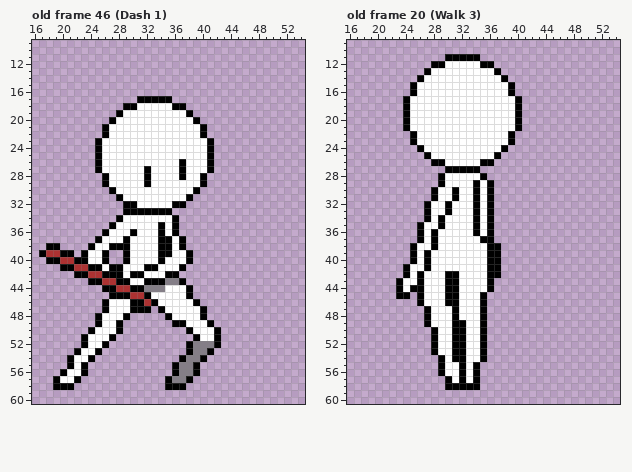
Pixel-art file, stored at Assets/Sprites/Hero/Template Sprite Animations.aseprite. Above: the version before the commit.
62x62 pixels, 72 frames. Shown: old frame 46 (Dash 1): x 16..54, y 9..60; old frame 20 (Walk 3): x 16..54, y 9..60. The commit also changed other frames, which this record leaves out.
New version:
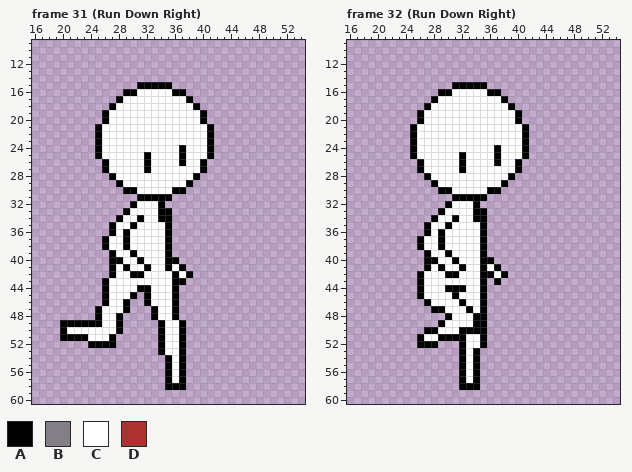
Palette (. is transparent): A #000000  B #847e87  C #ffffff  D #ac3232
A new or re-ordered frame is compared with the old frame closest to it.
Difference:
frames 72 -> 84
layer "Run Cycle" added
Changed rows in their new state; - is an unchanged pixel.
Frame 31 (Run Down Right) is new; against old frame 46 (Dash 1), layers "Dash", "Run Cycle":
first column x 17:
15 --------------AAAAA-------
16 ------------AACCCCCAA-----
17 -----------ACCCCCCCCCA----
18 ----------ACCC-----CCCA---
19 ---------ACC---------CCA--
20 ---------AC-----------CA--
21 --------AC-------------CA-
22 --------AC-------------CA-
24 --------------------A-----
25 ---------------A----A-----
26 --------.A-----A-------A.-
27 --------.A----------C--A.-
28 ---------.A----C----C-A.--
29 ---------..A---C-----A..--
30 ----------..AA-----AA..---
31 -----------...AAAAA...----
32 ------------.----A...-----
33 -------------CCCC---------
34 --------------A--AA.------
35 -------------A---CA.------
36 ---------.A-AC---CA.------
37 --------.A-------C-..-----
38 -..----..ACC-----C-..-----
39 .....-....ACCA---C-...----
40 -.........AAC-A--CAA..----
41 ---.......-CA---C-A-------
42 -----.....-C------C-CA----
43 -------..ACCC--CCCCA------
44 ----------CCCC-ACC-A..----
45 ---------ACCCA.----A..----
46 ------------A..AC--A...---
47 --------AC--A...AC-A....--
48 -----------A.---ACCA....--
49 ---AAAAA---------ACC-....-
50 ---ACCCC---------ACCA.....
51 ---AAA-----------ACCA-....
52 ------.AA-A------ACCA.....
53 -----....--------ACCA....-
54 ----....----------AC-...--
55 ----...-----------ACA..---
56 ---....-----------ACA..---
57 --....-------------CA.----
58 --...---------------------
Frame 32 (Run Down Right) is new; against old frame 20 (Walk 3), layers "Run Cycle", "Walk cycle":
first column x 23:
11 -------.....-------
12 -----.........-----
13 ----...........----
14 ---.............---
15 --......AAAAA....--
16 --....AA-----AA..--
17 -....A---------A..-
18 -...A-----------A.-
19 -..A---------------
20 -..A---------------
21 -.A--------------CA
22 ----------------CCA
23 ----------------CCA
24 --AC----------ACCCA
25 --ACC----A-----CCCA
26 ---ACCC--A--CCACCA-
27 ---ACCCCC-CCCCCCCA-
28 ----ACC-----CCCCA--
29 -----AC----C-CCA---
30 -----.AAC--C--A----
31 -----...-AA-A.-----
32 ----...-----..-----
33 ----..AC----A.-----
34 ----.AC-A---A.-----
35 ---.A-CA---CA.-----
36 ---.ACA----CA.-----
37 -----CA------.-----
38 --.A-CA-----A..----
39 --..---A----A..----
40 --..-A--A---A-.----
41 -...--A--A--AC-----
42 -..---------A-CA---
43 ...----CC---A.A----
44 ...------A--A.-----
45 ..-----C-----------
46 ---.A--CCA---------
47 ----.AA-C-A--------
48 ----...AC--A-------
49 ----..A-CC-A-------
50 ----A---C-AA-------
51 ---ACCAA-----------
52 ---AA-...----------
53 -----....--A.------
54 ------...--A.------
55 ------...----------
56 ------...----------
57 -------..----------
58 -------..----------
Where, in picture pixels (left, top, right, bottom), the same in both pictures:
changed: (39, 82, 221, 390)
changed: (396, 54, 529, 390)
